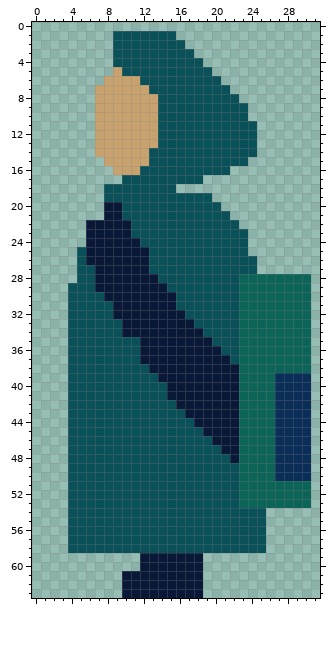
A pixel-art file gets an edit: proj_2_ghosts/assets/ghost_hunter_side.aseprite. Above is the file before it was changed.
32x64 pixels, 1 frame.
Now the later version:
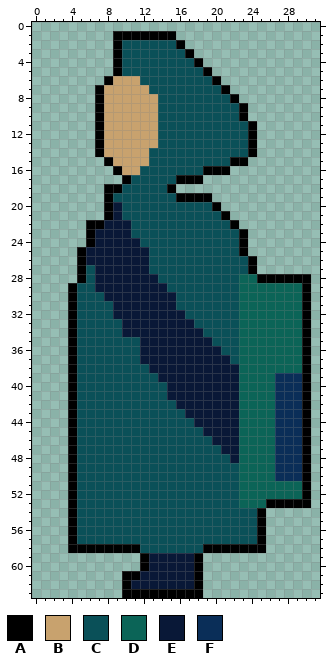
Palette (. is transparent): A #000000  B #c8a26e  C #0a5058  D #0b6457  E #091837  F #0a2e58
Changes in this commit:
Changed rows in their new state; - is an unchanged pixel.
first column x 4:
 1 -----AAAAAAA---------------
 2 -----A------A--------------
 3 -----A-------A-------------
 4 -----A--------A------------
 5 -----A---------A-----------
 6 ----A-----------A----------
 7 ---A-------------A---------
 8 ---A--------------A--------
 9 ---A---------------A-------
10 ---A---------------A-------
11 ---A----------------A------
12 ---A----------------A------
13 ---A----------------A------
14 ---A----------------A------
15 ----A-------------AA-------
16 -----A---------AAA---------
17 ------A-----AAA------------
18 ----AA-----A---------------
19 ----A-------AAAA-----------
20 ----A-----------A----------
21 ----A------------A---------
22 --AA--------------A--------
23 --A----------------A-------
24 --A----------------A-------
25 -A-----------------A-------
26 -A------------------A------
27 -A------------------A------
28 -A-------------------AAAAAA
29 A-------------------------A
30 A-------------------------A
31 A-------------------------A
32 A-------------------------A
33 A-------------------------A
34 A-------------------------A
35 A-------------------------A
36 A-------------------------A
37 A-------------------------A
38 A-------------------------A
39 A-------------------------A
40 A-------------------------A
41 A-------------------------A
42 A-------------------------A
43 A-------------------------A
44 A-------------------------A
45 A-------------------------A
46 A-------------------------A
47 A-------------------------A
48 A-------------------------A
49 A-------------------------A
50 A-------------------------A
51 A-------------------------A
52 A-------------------------A
53 A---------------------AAAAA
54 A--------------------A-----
55 A--------------------A-----
56 A--------------------A-----
57 A--------------------A-----
58 AAAAAAAA-------AAAAAAA-----
59 --------A-----A------------
60 --------A-----A------------
61 ------AA------A------------
62 ------A-------A------------
63 ------AAAAAAAAA------------
Boxes around the changes in both pictures, in picture pixels (x1, y1, x2, y2):
changed: (68, 31, 311, 598)
